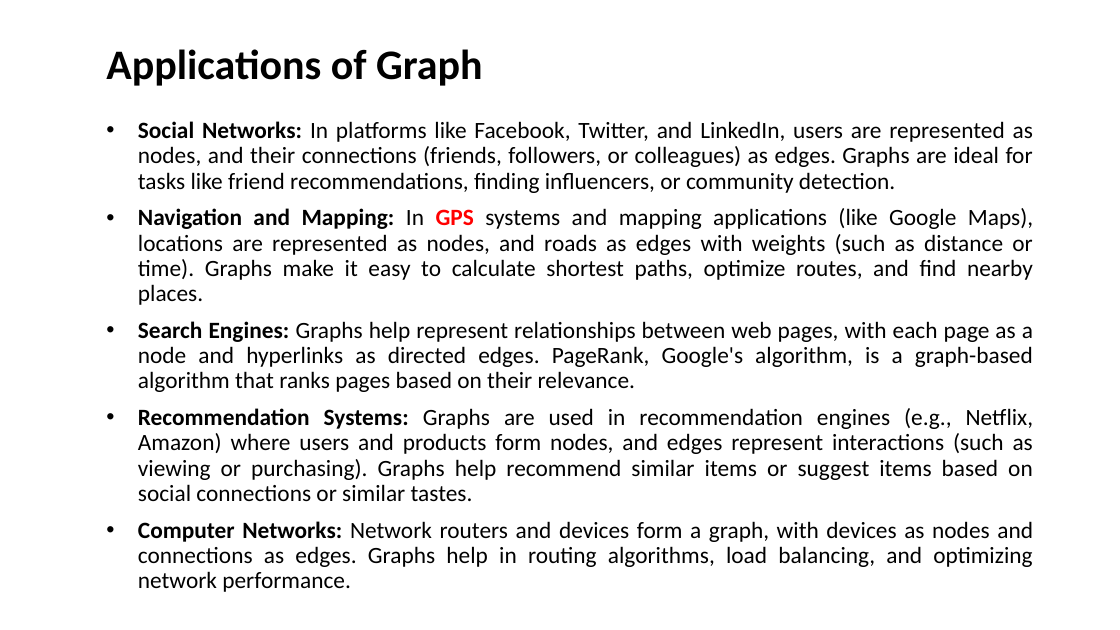
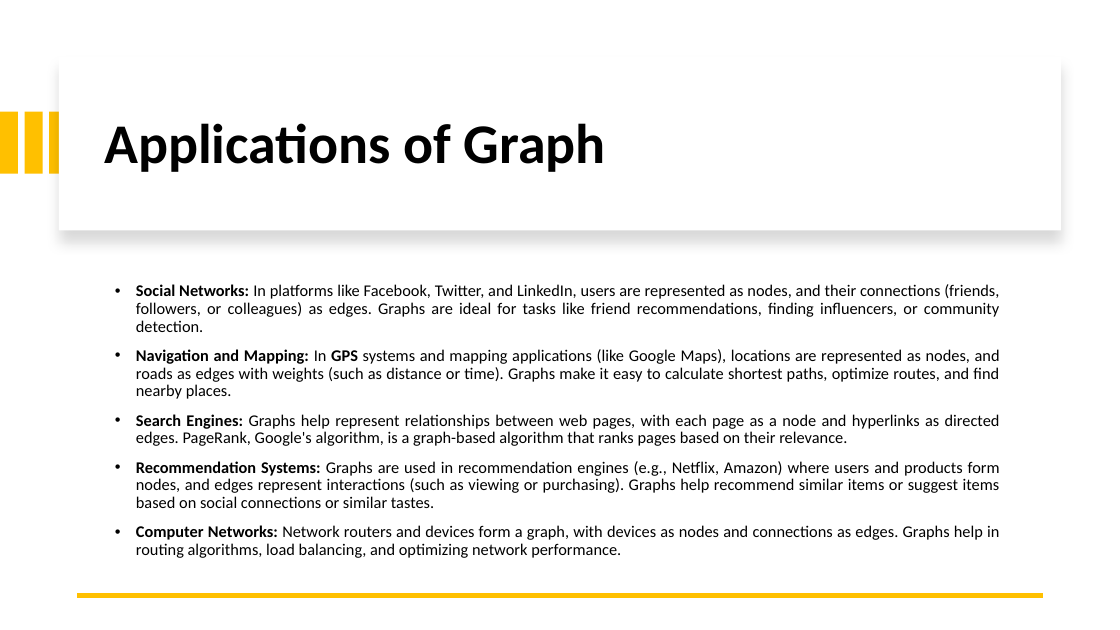
Before and after one commit to alaminbhuyan/DSA-In-Python, a slide deck: slide 10 of Data Structure & Algorithm PDF/Graph Data Structure.pptx. Drawn at 1120x630 pixels with LibreOffice and Linux fonts; fonts in the diff are those of the drawing. Boxes give left, top, right and bottom in pixels: in the first picture for what was removed or moved away, otherwise in the second. Text is boxed around its words. In the diff, an @@ line names an element or a change of style, - is before the commit and + after.

Commit message:
Update Graph Data Structure PPTX file
Replaces the existing Graph Data Structure PowerPoint file with a new version. Specific content changes are not detailed in the diff.

```diff
--- a/Data Structure & Algorithm PDF/Graph Data Structure.pptx
+++ b/Data Structure & Algorithm PDF/Graph Data Structure.pptx
@@ rectangle added at (59,56,1061,230), fill #FFFFFF @@
@@ title "Applications of Graph": place and size @@
-title "Applications of Graph" at (106,49,482,86)
+title "Applications of Graph" at (104,123,606,172)
@@ title "Applications of Graph" at (104,123,606,172): size 36 to 48 pt; vertical alignment bottom to middle @@
@@ rectangle added at (0,112,18,174), fill #FFC000 @@
@@ rectangle added at (24,112,42,174), fill #FFC000 @@
@@ rectangle added at (50,112,67,174), fill #FFC000 @@
@@ subtitle "Social Networks: In platforms like ...": place and size @@
-subtitle "Social Networks: In platforms like ..." at (138,121,1034,592)
+subtitle "Social Networks: In platforms like ..." at (136,284,1000,558)
@@ subtitle "Social Networks: In platforms like ..." at (136,284,1000,558): size 20 to 14 pt; text colour #FF0000 to #000000 in "GPS"; indent changed; vertical alignment top to middle @@
@@ line added from (1044, 596) to (77, 596), #FFC000 4.5 pt @@
```
Also in this commit, not shown: 11 other slides changed, 1 slide added.
